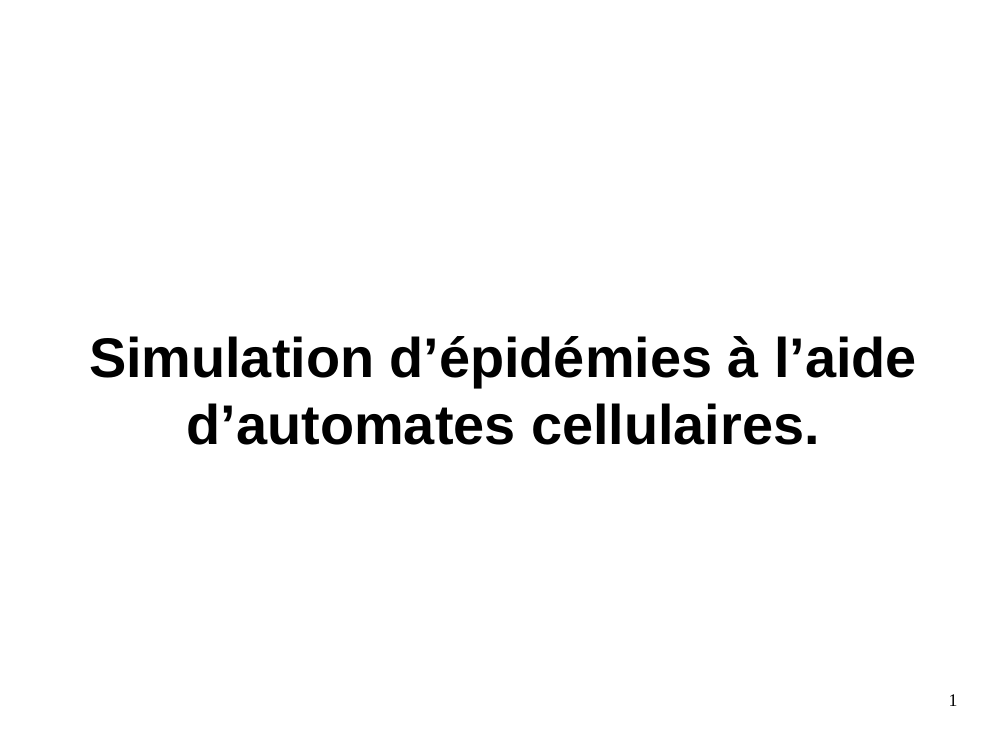
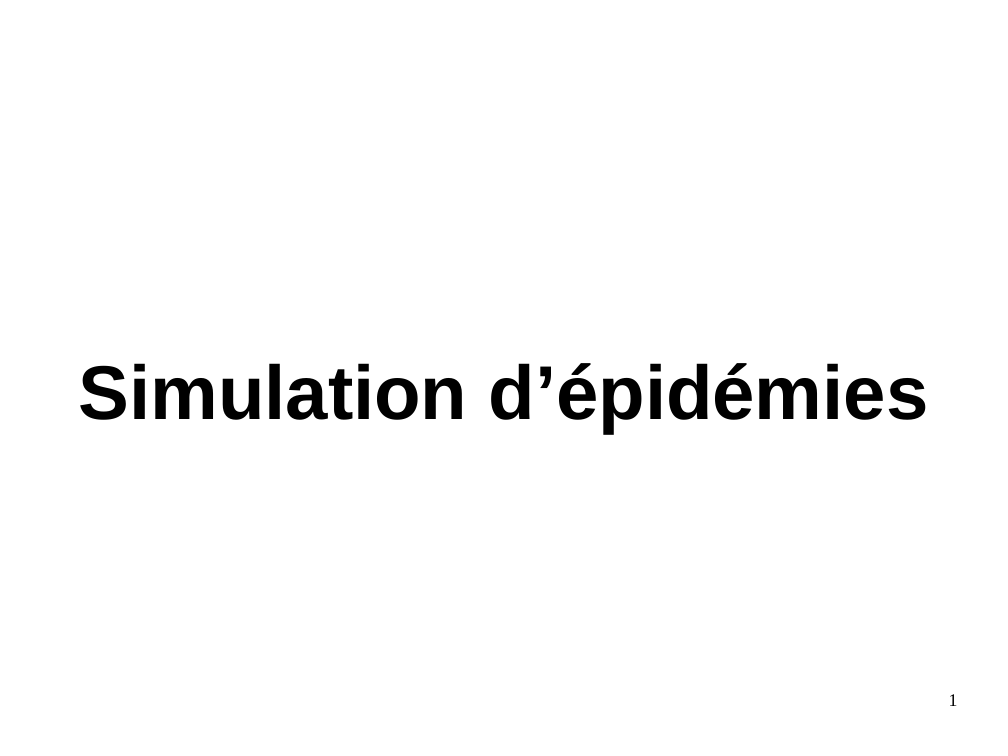
Before and after one commit to Arthurrre/TIPE_Automate, a slide deck: slide 1 of diapo/présentation.odp. Drawn at 1008x756 pixels with LibreOffice and Linux fonts; fonts in the diff are those of the drawing. Boxes give left, top, right and bottom in pixels: in the first picture for what was removed or moved away, otherwise in the second. Text is boxed around its words. In the diff, an @@ line names an element or a change of style, - is before the commit and + after.

```diff
--- a/diapo/présentation.odp
+++ b/diapo/présentation.odp
@@ title at bbox=[78, 363, 929, 433]: text changed; size 44 to 60 pt @@
-Simulation d’épidémies à l’aide d’automates cellulaires.
+Simulation d’épidémies
```
Also in this commit, not shown: 9 other slides changed, 6 slides added, 3 slides removed, 6 other files.
